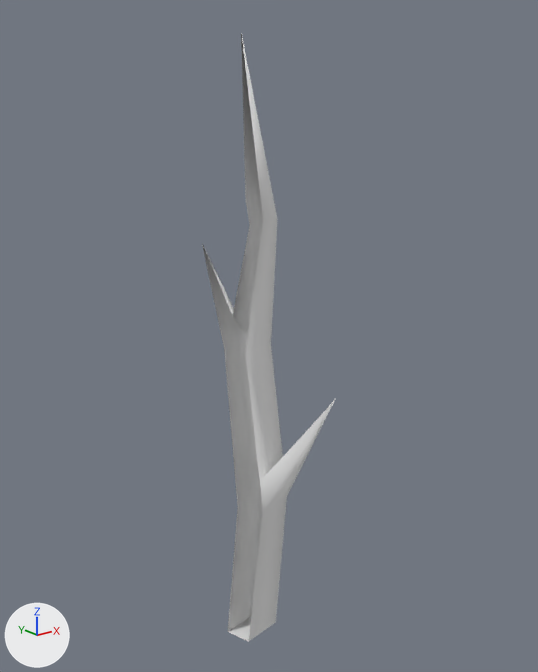
Two versions of the glTF model Structures Plus/models/c90part_e256c2e1392d62d5d5d31d51.glb, one commit apart.
Both versions are drawn from a 50 mm lens placed at (-2.421, -2.843, 1.438), pointed at (-0.941, -0.993, 0.698). Arrows for +X, +Y and +Z are at lower left; the lights stay in place. The first picture is the older version. Vertices at exactly the same position are counted once.
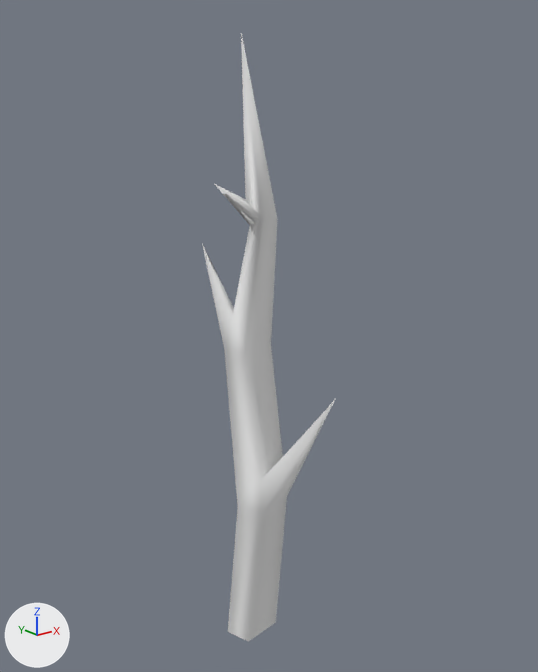
Where the change shows, as pixel boxes (x1, y1, x2, y2) in the pictures (538 x 672 px):
```json
{"part": 1, "of": "me_mesh_0", "change": "added", "after": [202, 34, 263, 642]}
```

Scene script edits in JSON lines:
```json
{"block": "me_mesh_0", "where": "# used by ob_cube; location = (0.0, 0.0, 0.0)"}
{"block": "me_mesh_0", "where": "# verts and faces of me_mesh_0; kept vertices keep their numbers, new ones are numbered from 43"}
{"block": "me_mesh_0", "where": "# before: 2 (-1.04, -1.0, 0.66) at pixel (245, 353), 3 (-1.06, -1.09, 0.24) at pixel (259, 481), 10 (-1.09, -1.06, -0.4) at pixel (248, 641), 13 (-1.12, -0.97, -0.4) at pixel (227, 631), 14 (-1.11, -1.03, 0.14) at pixel (237, 506)"}
{"block": "me_mesh_0", "where": "# before: 23 (-1.07, -0.92, 0.66) at pixel (224, 348), 24 (-1.05, -0.93, 0.77) at pixel (232, 316), 25 (-1.03, -1.01, 1.08) at pixel (249, 225), 27 (-1.02, -1.07, 1.11) at pixel (262, 217), 28 (-1.07, -0.8, 1.0)"}
{"block": "me_mesh_0", "where": "# before: 31 (-1.06, -1.11, 0.14) at pixel (263, 511), 41 (-1.05, -1.02, 1.16) at pixel (245, 199), 42 (-1.07, -1.03, 1.63)"}
{"op": "remove", "block": "me_mesh_0", "code": "me_mesh_0.from_pydata(...)  # 43 vertices, 71 faces; spans x -1.12..-0.79, y -1.17..-0.8, z -0.4..1.63"}
{"op": "add", "block": "me_mesh_0", "code": "me_mesh_0.from_pydata(...)  # 44 vertices, 84 faces; spans x -1.2..-0.79, y -1.17..-0.8, z -0.4..1.63"}
{"block": "me_mesh_0", "change": "me_mesh_0 part 1"}
{"op": "add", "block": "me_mesh_0", "code": "verts[43] = (-1.2, -1.07, 1.22)  # pixel (213, 183)"}
{"op": "add", "block": "me_mesh_0", "code": "faces += [(10, 31, 13), (3, 14, 31), (2, 24, 23), (23, 24, 28), (13, 31, 14), (27, 41, 43)]  # mat_trunk (white #e7e7e7)"}
{"op": "add", "block": "me_mesh_0", "code": "faces += [(25, 27, 43), (25, 43, 41), (2, 23, 3), (3, 23, 14), (27, 42, 41), (2, 27, 24)]  # mat_trunk (white #e7e7e7)"}
{"op": "add", "block": "me_mesh_0", "code": "faces += [(24, 27, 25)]  # mat_trunk (white #e7e7e7)"}
```
